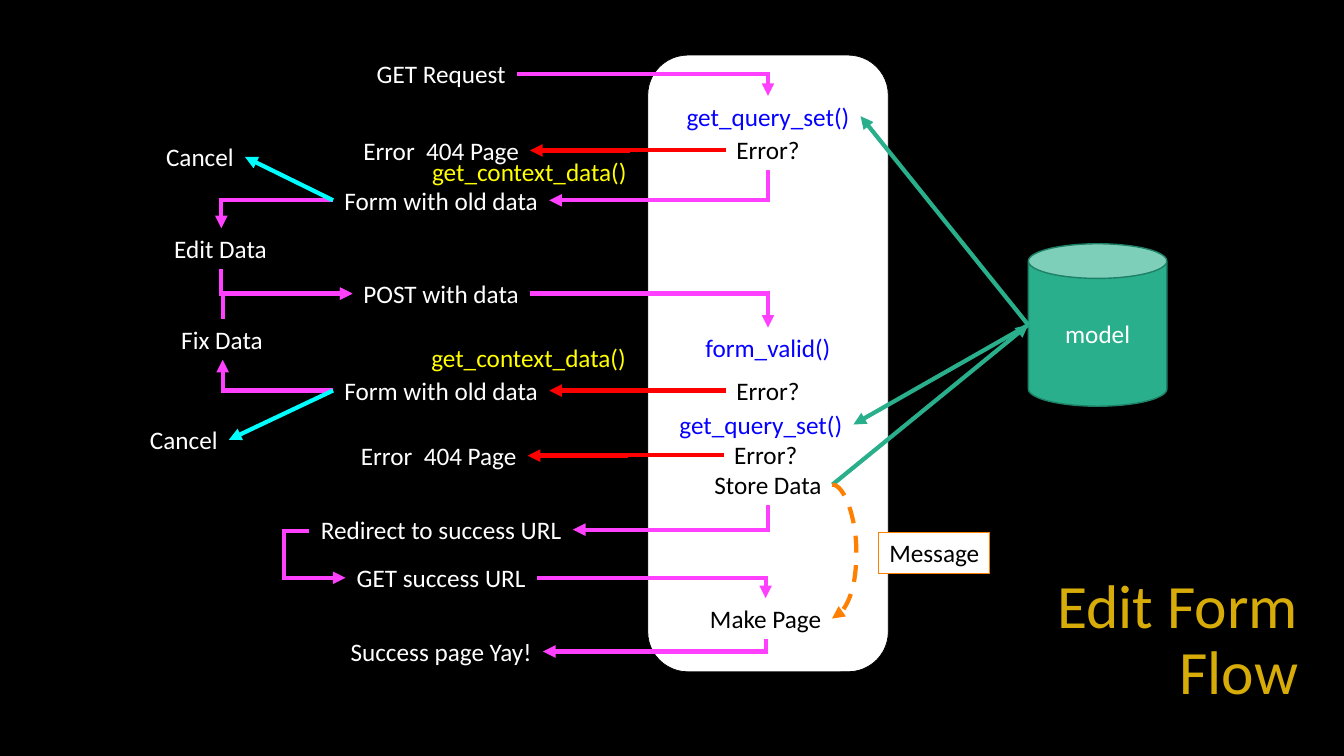
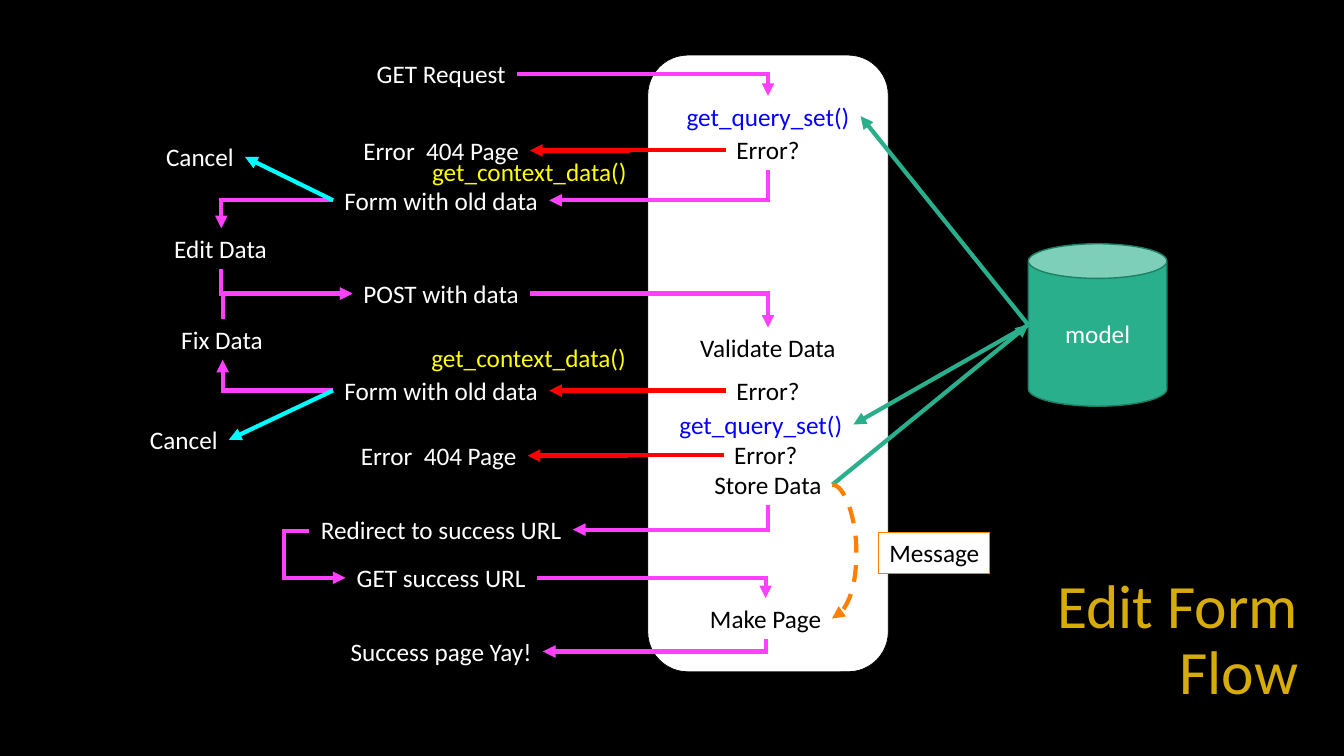
Before and after one commit to csev/dj4e, a slide deck: slide 11 of lectures/DJ-12-Owned-Rows.pptx. Drawn at 1344x756 pixels with LibreOffice and Linux fonts; fonts in the diff are those of the drawing. Boxes give left, top, right and bottom in pixels: in the first picture for what was removed or moved away, otherwise in the second. Text is boxed around its words. In the diff, an @@ line names an element or a change of style, - is before the commit and + after.

```diff
--- a/lectures/DJ-12-Owned-Rows.pptx
+++ b/lectures/DJ-12-Owned-Rows.pptx
@@ text at [700, 339, 836, 358]: text changed; text colour #0500FF to #000000 @@
-form_valid()
+Validate Data
```
Also in this commit, not shown: 2 other slides changed, 3 slides added, 1 other file.
